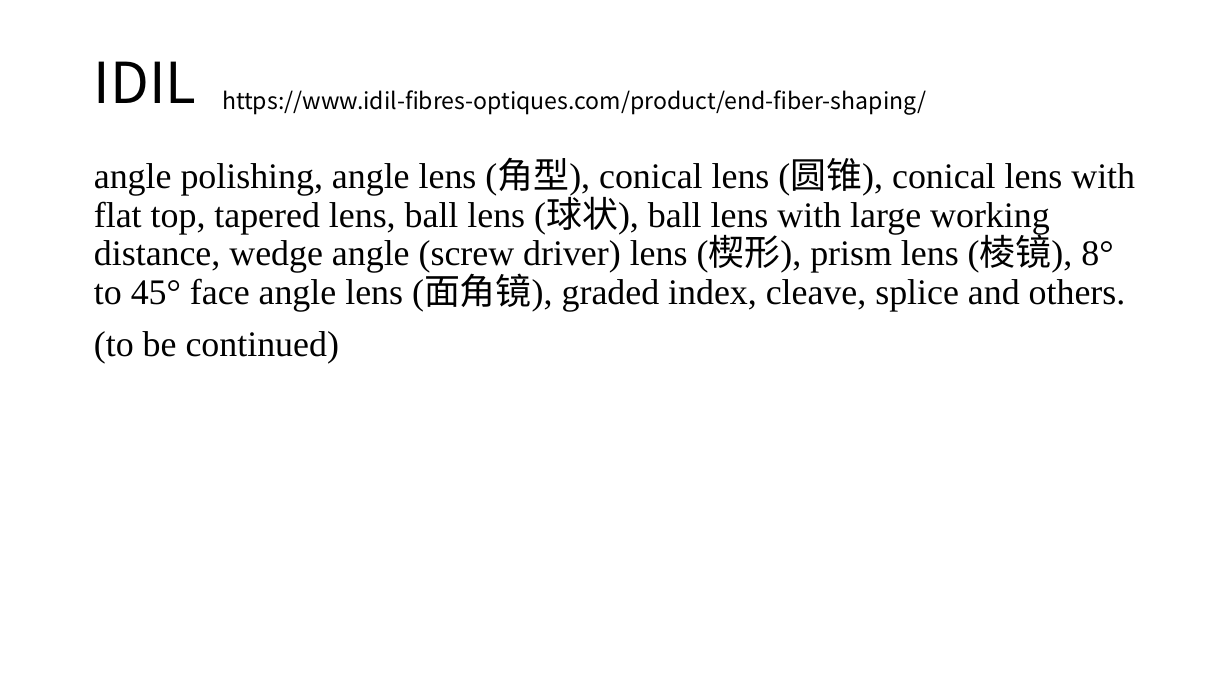
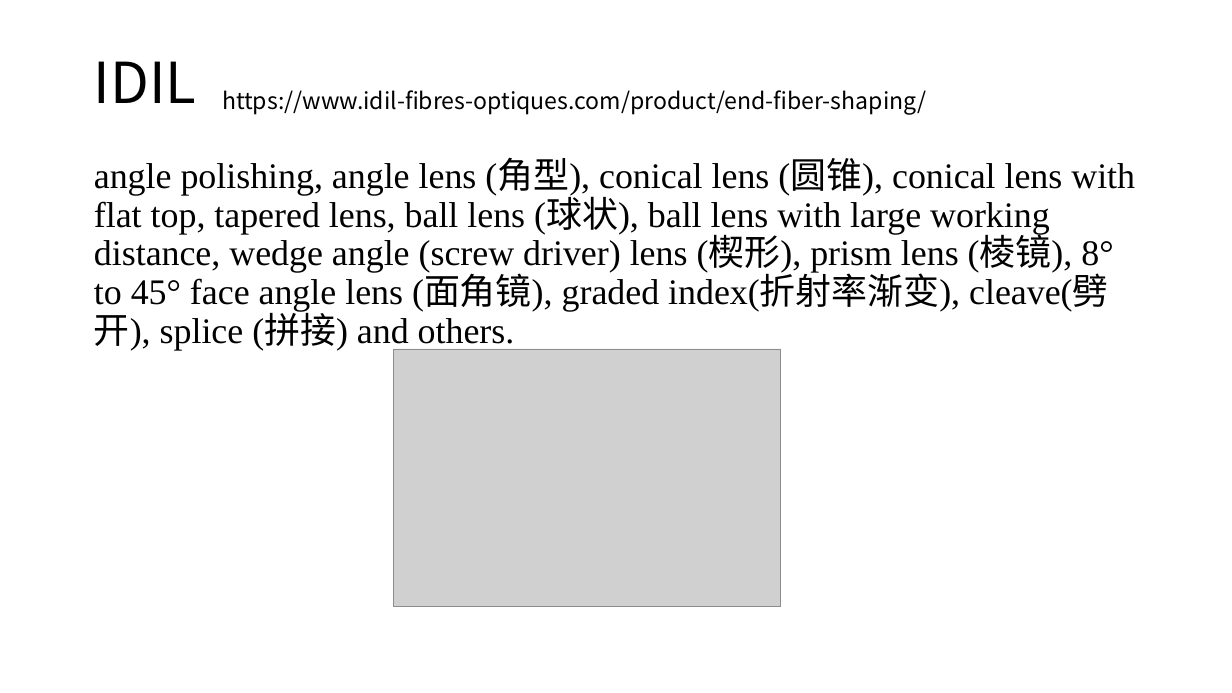
Before and after one commit to lucaschang95/DiscussionWithLin, a slide deck: slide 9 of 20191009 - topic.pptx. Drawn at 1232x693 pixels with LibreOffice and Linux fonts; fonts in the diff are those of the drawing; grey boxes stand for pictures. Boxes give left, top, right and bottom in pixels: in the first picture for what was removed or moved away, otherwise in the second. Text is boxed around its words. In the diff, an @@ line names an element or a change of style, - is before the commit and + after.

```diff
--- a/20191009 - topic.pptx
+++ b/20191009 - topic.pptx
@@ text at (94,160,1135,351): text changed @@
-angle polishing, angle lens (角型), conical lens (圆锥), conical lens with flat top, tapered lens, ball lens (球状), ball lens with large working distance, wedge angle (screw driver) lens (楔形), prism lens (棱镜), 8° to 45° face angle lens (面角镜), graded index, cleave, splice and others.
-(to be continued)
+angle polishing, angle lens (角型), conical lens (圆锥), conical lens with flat top, tapered lens, ball lens (球状), ball lens with large working distance, wedge angle (screw driver) lens (楔形), prism lens (棱镜), 8° to 45° face angle lens (面角镜), graded index(折射率渐变), cleave(劈开), splice (拼接) and others.
@@ picture added at (394,349,781,607) @@
```
Also in this commit, not shown: 1 other slide changed, 1 slide added.
